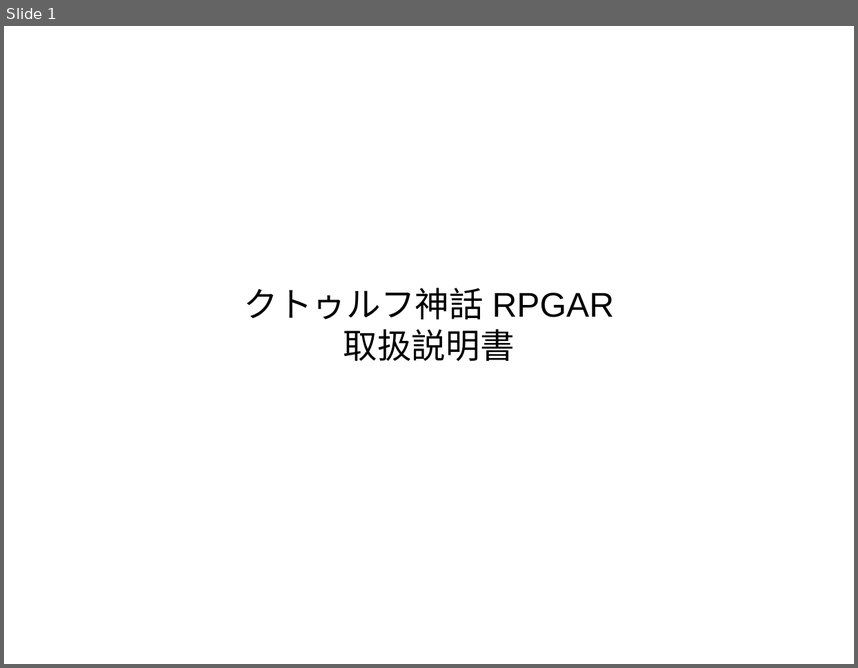
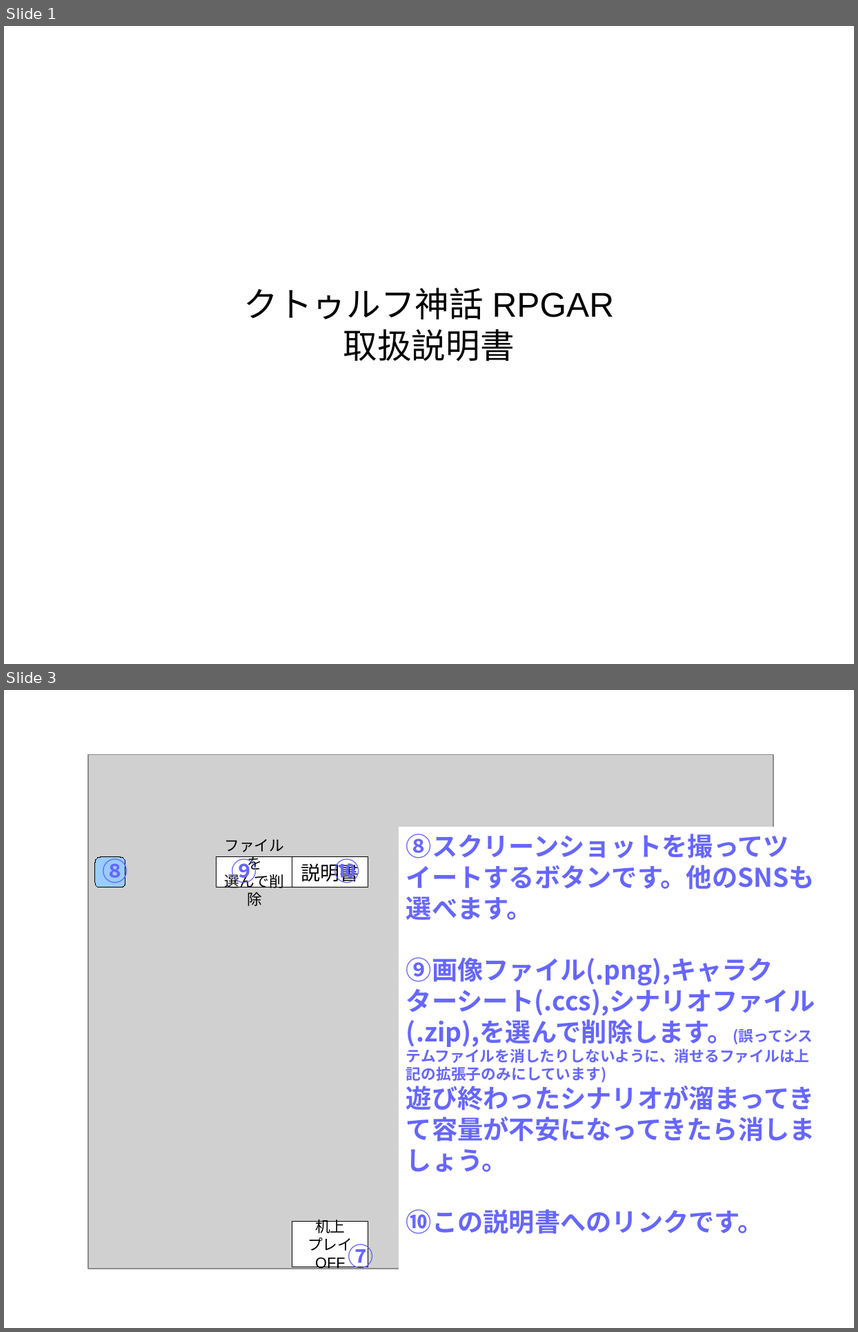
Before and after one commit to HidehiroNomoto/CoCARScenario, a slide deck: CoCScenario/説明書/新規 OpenDocument プレゼンテーション.odp. Shown one above the other, each under a label of ours: slide 1 before the commit, slides 1 and 3 after it; the slides between them are not shown. The pictures are 858x668 and 858x1332 pixels, drawn with LibreOffice and Linux fonts; fonts in the diff are those of the drawing; grey boxes stand for pictures. Boxes give left, top, right and bottom in pixels: in the first picture for what was removed or moved away, otherwise in the second. Text is boxed around its words. In the diff, an @@ line names an element or a change of style, - is before the commit and + after.

```diff
--- a/CoCScenario/説明書/新規 OpenDocument プレゼンテーション.odp
+++ b/CoCScenario/説明書/新規 OpenDocument プレゼンテーション.odp
@@ slide 3 added at bbox=[4, 690, 854, 1328], background #FFFFFF @@
@@ picture added at bbox=[88, 754, 774, 1268] @@
@@ rectangle added at bbox=[399, 827, 824, 1326], fill #FFFFFF, 24 pt, text #6666FF, bold @@
+⑧スクリーンショットを撮ってツイートするボタンです。他のSNSも選べます。
+⑨画像ファイル(.png),キャラクターシート(.ccs),シナリオファイル(.zip),を選んで削除します。(誤ってシステムファイルを消したりしないように、消せるファイルは上記の拡張子のみにしています)
+遊び終わったシナリオが溜まってきて容量が不安になってきたら消しましょう。
+⑩この説明書へのリンクです。
@@ text added at bbox=[103, 854, 359, 887], 24 pt, text #6666FF, bold @@
+⑧ ⑨ ⑩
@@ rounded rectangle added at bbox=[95, 858, 125, 887], fill #99CCFF, outline #000000 0 pt @@
@@ rectangle added at bbox=[217, 858, 292, 887], fill #FFFFFF, outline #000000 0 pt, 14 pt, text #000000 @@
+ファイルを
+選んで削除
@@ rectangle added at bbox=[292, 858, 368, 887], fill #FFFFFF, outline #000000 0 pt, 18 pt, text #000000 @@
+説明書
@@ rectangle added at bbox=[292, 1221, 368, 1267], fill #FFFFFF, outline #000000 0 pt, 14 pt, text #000000 @@
+机上
+プレイOFF
@@ text added at bbox=[348, 1240, 373, 1269], 24 pt, text #6666FF, bold @@
+⑦
```
Also in this commit, not shown: 3 slides changed, 1 other slide added, 10 other files.
